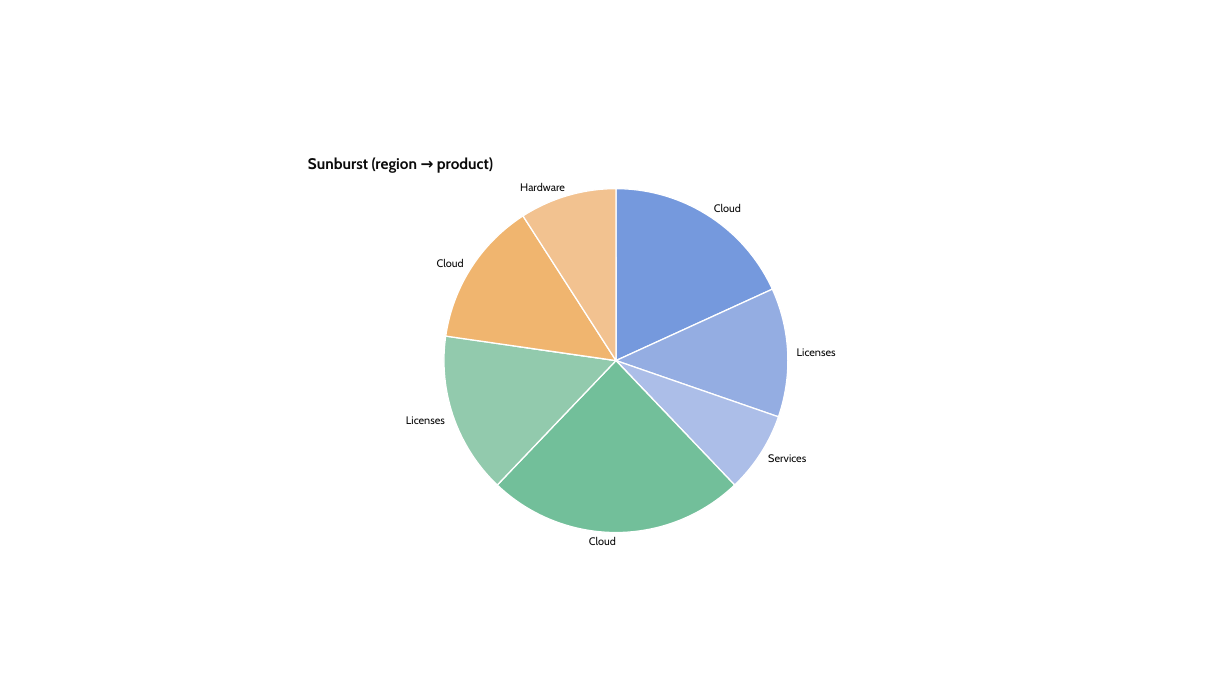
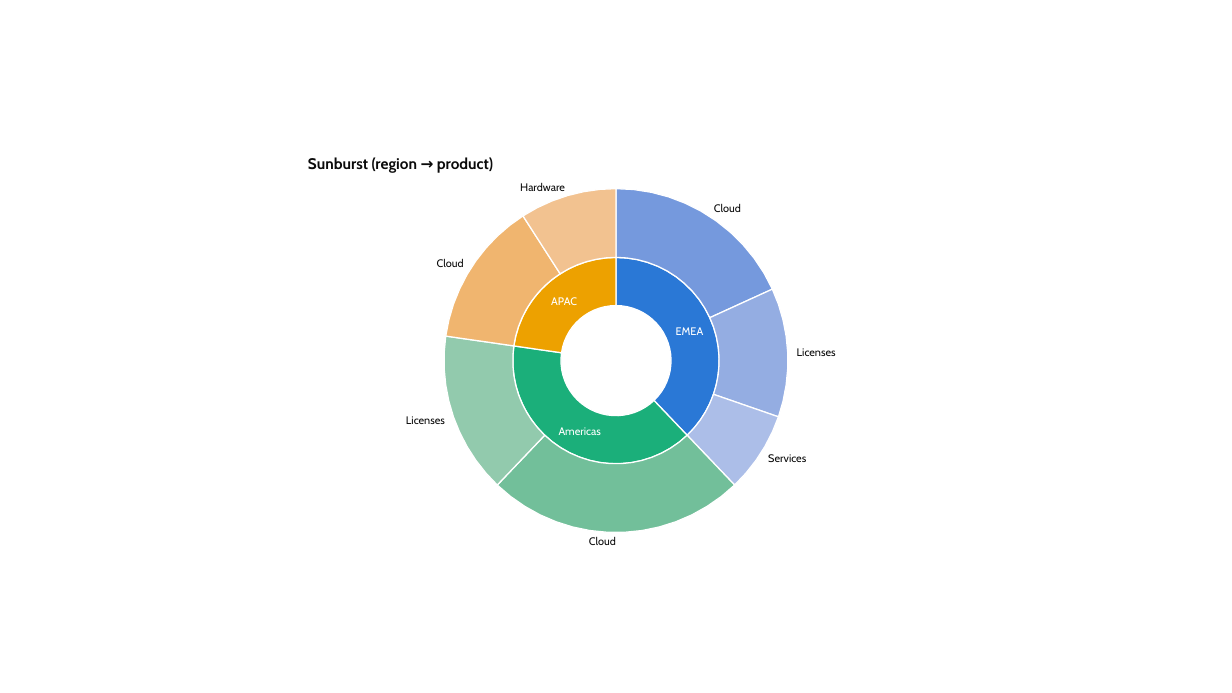
Before and after one commit to dannbleeker/PowerChart, a slide deck: slide 98 of examples/showcase.pptx. Drawn at 1232x693 pixels with LibreOffice and Linux fonts; fonts in the diff are those of the drawing. Boxes give left, top, right and bottom in pixels: in the first picture for what was removed or moved away, otherwise in the second. Text is boxed around its words. In the diff, an @@ line names an element or a change of style, - is before the commit and + after.

```diff
--- a/examples/showcase.pptx
+++ b/examples/showcase.pptx
@@ pie slice (boxed as its full ellipse) removed at [445, 189, 788, 532] @@
@@ pie slice (boxed as its full ellipse) removed at [445, 189, 788, 532] @@
@@ pie slice (boxed as its full ellipse) removed at [445, 189, 788, 532] @@
@@ pie slice (boxed as its full ellipse) removed at [445, 189, 788, 532] @@
@@ pie slice (boxed as its full ellipse) removed at [445, 189, 788, 532] @@
@@ pie slice (boxed as its full ellipse) removed at [445, 189, 788, 532] @@
@@ pie slice (boxed as its full ellipse) removed at [445, 189, 788, 532] @@
@@ freeform shape added at [445, 189, 788, 532], fill #7599DD, outline #FFFFFF 1 pt @@
@@ freeform shape added at [445, 189, 788, 532], fill #94ADE2, outline #FFFFFF 1 pt @@
@@ freeform shape added at [445, 189, 788, 532], fill #ACBEE8, outline #FFFFFF 1 pt @@
@@ freeform shape added at [445, 189, 788, 532], fill #72BF9A, outline #FFFFFF 1 pt @@
@@ freeform shape added at [445, 189, 788, 532], fill #92CAAD, outline #FFFFFF 1 pt @@
@@ freeform shape added at [445, 189, 788, 532], fill #F0B56F, outline #FFFFFF 1 pt @@
@@ freeform shape added at [445, 189, 788, 532], fill #F2C290, outline #FFFFFF 1 pt @@
@@ pie slice (boxed as its full ellipse) removed at [513, 258, 719, 464] @@
@@ pie slice (boxed as its full ellipse) removed at [513, 258, 719, 464] @@
@@ pie slice (boxed as its full ellipse) removed at [513, 258, 719, 464] @@
@@ freeform shape added at [513, 258, 719, 464], fill #2A78D6, outline #FFFFFF 1 pt @@
@@ freeform shape added at [513, 258, 719, 464], fill #1BAF7A, outline #FFFFFF 1 pt @@
@@ freeform shape added at [513, 258, 719, 464], fill #EDA100, outline #FFFFFF 1 pt @@
@@ text added at [559, 427, 601, 435], 8.5 pt, text #FFFFFF @@
+Americas
```
Also in this commit, not shown: 10 other slides changed, 4 other files.
